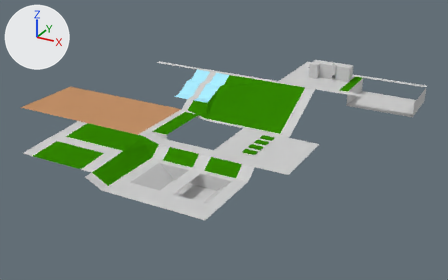
The Blender file _Models/map.blend: old version first, new version second.
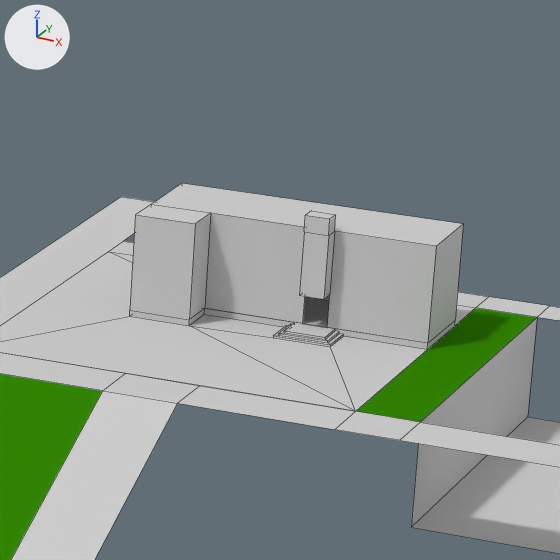
Each version is shown whole from a camera (50 mm lens) standing at (542.7, -949.5, 342.3) and looking at (85.9, -119.0, -72.9), then close up on the part from 65% to 82% of the width and 13% to 39% of the height. Lighting does not change. The marker at upper left points along +X, +Y and +Z. The close-ups show mesh edges as thin lines. The same objects are shown in both versions, whatever each file hides.

The scene before the commit, as lines of its bpy script (objects in view):
```python
me_ground = bpy.data.meshes.new('ground')
me_ground.from_pydata(...)  # 176 vertices, 125 faces; spans x -13.0..10.0, y -200.0..314.0, z -85.0..-1.0
# faces by material slot: [81, 35, 8, 1]
me_ground.materials.append(mat_estrada)  # its picture is missing
me_ground.materials.append(mat_vegetacao)  # its picture is missing
me_ground.materials.append(mat_fonte)  # its picture is missing
me_ground.materials.append(mat_dirt)  # its picture is missing
me_ground_001 = bpy.data.meshes.new('ground.001')
me_ground_001.from_pydata(...)  # 63 vertices, 51 faces; spans x 1.8..5.3, y 182.1..268.1, z -0.6..28.4
me_ground_001.materials.append(mat_estrada)  # its picture is missing
ob_director_building = bpy.data.objects.new('director_building', me_ground_001)
ob_director_building.parent = ob_collisions
ob_director_building.location = (47.28, -86.04, 0.313)
ob_director_building.rotation_mode = 'XZY'
ob_director_building.scale = (13.2, 0.5, 0.5)
ob_walkroad = bpy.data.objects.new('walkroad', me_ground)
ob_walkroad.parent = ob_collisions
ob_walkroad.location = (47.28, -86.04, 0.313)
ob_walkroad.rotation_mode = 'XZY'
ob_walkroad.scale = (13.2, 0.5, 0.5)
```
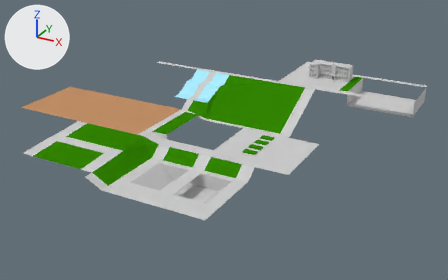
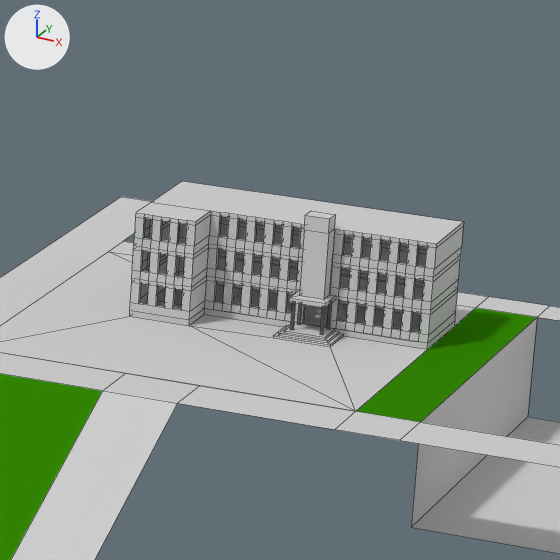
Commit message: More work on the director's building.

Boxes [x1, y1, x2, y2] around the edits, measured in the close-ups (560 x 560 px):
'director_building', reshaped
    before: [0, 183, 475, 411]
    after: [0, 181, 475, 411]
part 1 of me_ground_001, added
    after: [297, 304, 302, 325]
part 2 of me_ground_001, added
    after: [290, 303, 296, 330]
part 3 of me_ground_001, added
    after: [327, 303, 332, 329]
part 4 of me_ground_001, added
    after: [320, 308, 325, 335]
part 5 of me_ground_001, built on
    before: [130, 183, 463, 343]
    after: [130, 181, 464, 343]

Patch to the scene script:
```diff
--- a/_Models/map.blend.py
+++ b/_Models/map.blend.py
@@ me_ground_001 @@
 # used by ob_director_building; parent = ob_collisions; location = (47.28, -86.04, 0.313); scale = (13.2, 0.5, 0.5)
-me_ground_001.from_pydata(...)  # 63 vertices, 51 faces; spans x 1.8..5.3, y 182.1..268.1, z -0.6..28.4
+me_ground_001.from_pydata(...)  # 689 vertices, 564 faces, 2 loose edges; spans x 1.8..5.3, y 182.1..268.1, z -0.6..28.4
+# me_ground_001 part 1: a new loose piece of 20 vertices spanning x 4.1, y 230.8..231.6, z 0.9..7.9, in mat_estrada (its picture is missing)
+# me_ground_001 part 2: a new loose piece of 20 vertices spanning x 4.1, y 226.1..226.8, z 0.9..7.9, in mat_estrada (its picture is missing)
+# me_ground_001 part 3: a new loose piece of 20 vertices spanning x 4.4, y 230.8..231.6, z 0.9..7.9, in mat_estrada (its picture is missing)
+# me_ground_001 part 4: a new loose piece of 20 vertices spanning x 4.4, y 226.1..226.8, z 0.9..7.9, in mat_estrada (its picture is missing)
+# me_ground_001 part 5: 8 vertices moved from x 2.7..5.3, y 228.1..252.1, z 24.4 to x 2.7..5.3, y 228.1..252.1, z 2.9..24.9; 3 vertices removed from x 2.7..5.3, y 222.1..232.1, z 24.4; 549 vertices added at x 2.7..5.3, y 222.1..252.1, z 0.9..24.9
 me_ground_001.materials.append(mat_estrada)
```
